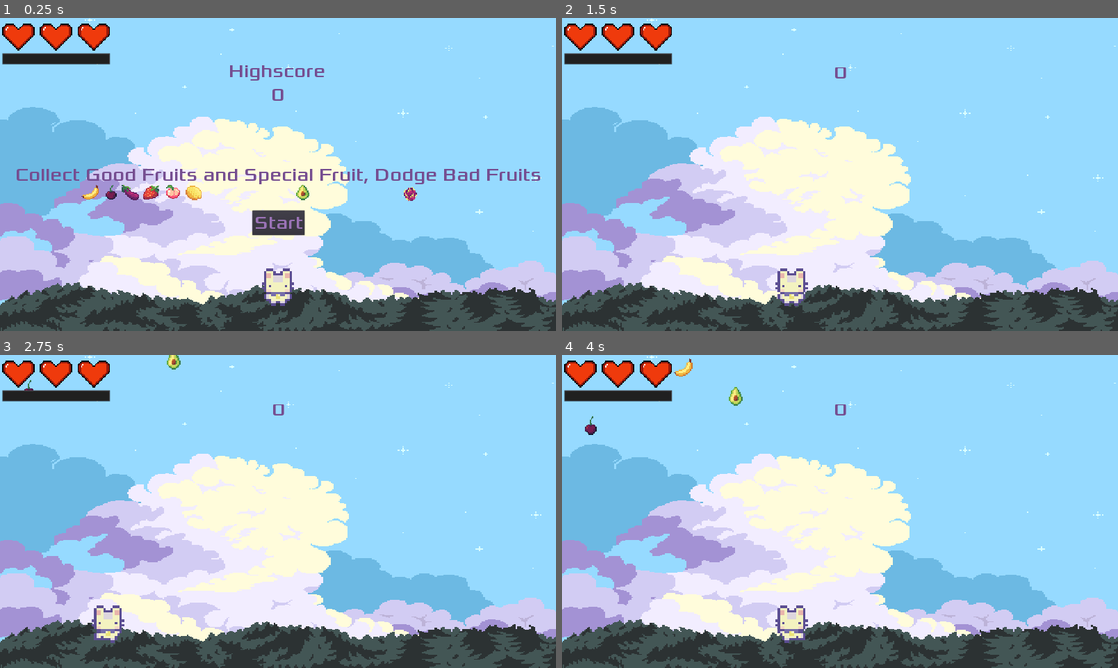
Above: before the commit, frames 1-4 (two rows, left to right).
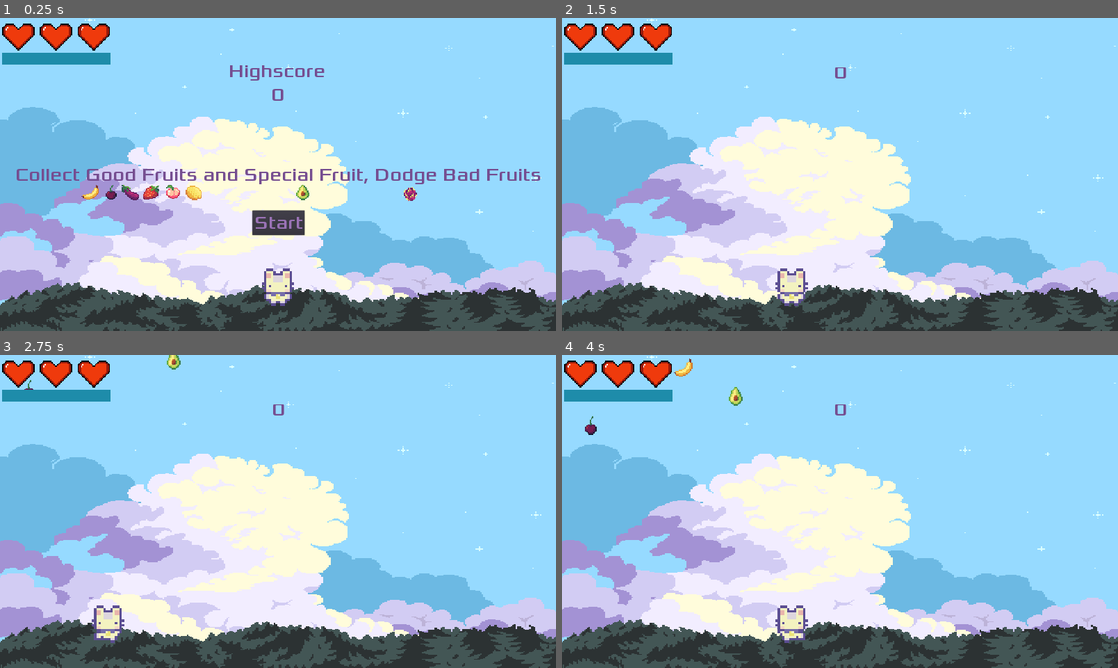
Above: after the commit, the same moments.

Repository: ColinKYuen/BQ-Game-Jam
Game: Godot game, scene res://Scenes/Main.tscn
Two runs of this game, one before a commit and one after it. Both use one fixed random seed, a clock stepped at 60 frames per second and the inputs below.
Inputs:
- Up to frame 1 (0.25 s): no input
- Up to frame 2 (1.5 s): click "Start" at 0.5 s; tap Enter at 1.25 s; hold D (move_right) from 1.28 s (still down)
- Up to frame 3 (2.75 s): release D (move_right) at 2.03 s; hold Left (move_left) from 2.03 s (still down)
- Up to frame 4 (4 s): release Left (move_left) at 2.78 s; hold D (move_right) from 2.78 s (still down)

The runs differ from the first frame. In frame 1, 0.7% of the frame differs, in the area x 0-20%, y 11-15%; in frame 2, 0.7%; in frame 3, 0.7%; in frame 4, 0.7%.

Commit message:
Bar colour

Diff:
--- a/Scenes/HUD.tscn
+++ b/Scenes/HUD.tscn
@@ -46,6 +46,9 @@
 "name": "get_hit",
 "speed": 5.0
 } ]
+
+[sub_resource type="StyleBoxFlat" id=6]
+bg_color = Color( 0.117647, 0.54902, 0.666667, 1 )
 
 [node name="HUD" type="CanvasLayer"]
 script = ExtResource( 2 )
@@ -133,6 +136,7 @@
 margin_top = -20.48
 margin_right = 187.08
 margin_bottom = 19.52
+custom_styles/fg = SubResource( 6 )
 value = 100.0
 percent_visible = false
 
--- a/Scripts/Player.gd
+++ b/Scripts/Player.gd
@@ -82,7 +82,7 @@
 
 func check_dash(delta):
 	if dash_on_cooldown:
-		dash_cd_bar.value = (dash_timer / dash_cooldown) * 100
+		dash_cd_bar.value = ((dash_timer / dash_cooldown) * 100) + 1
 		dash_timer += delta
 		if dash_timer <= dash_cooldown:
 			return
Not shown: 1 places in Scenes/HUD.tscn that only renumber resources
